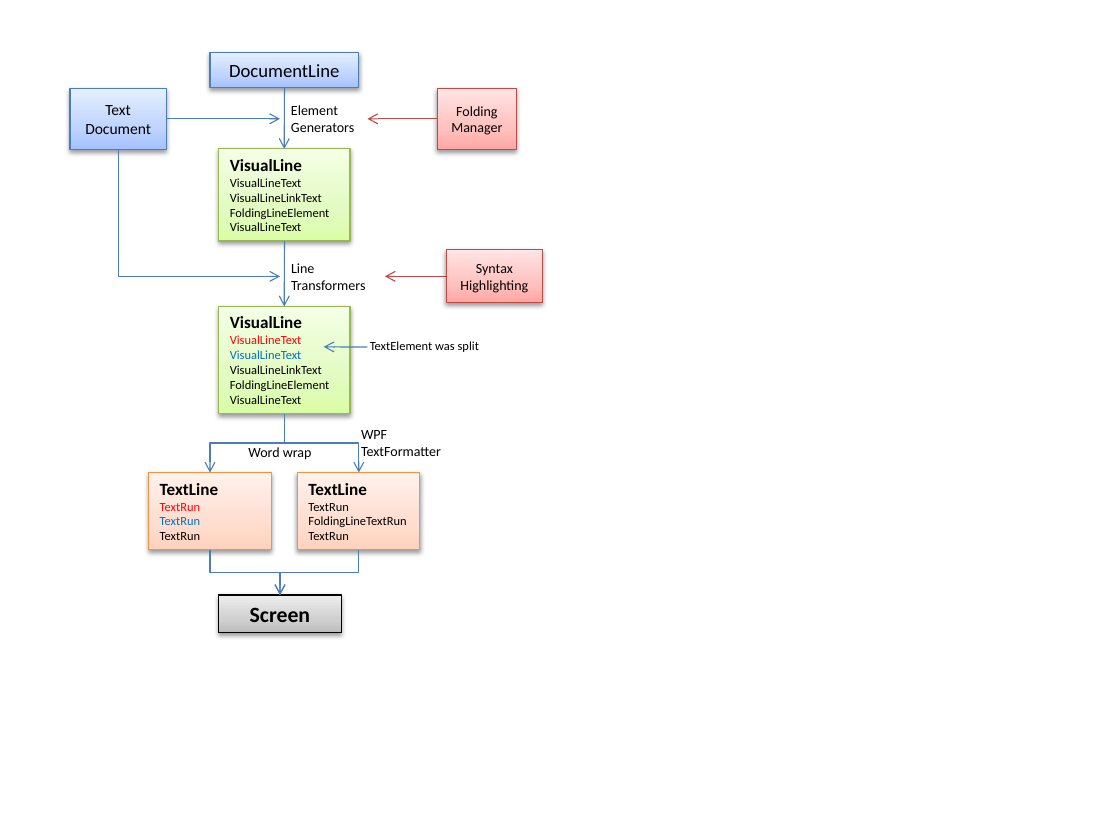
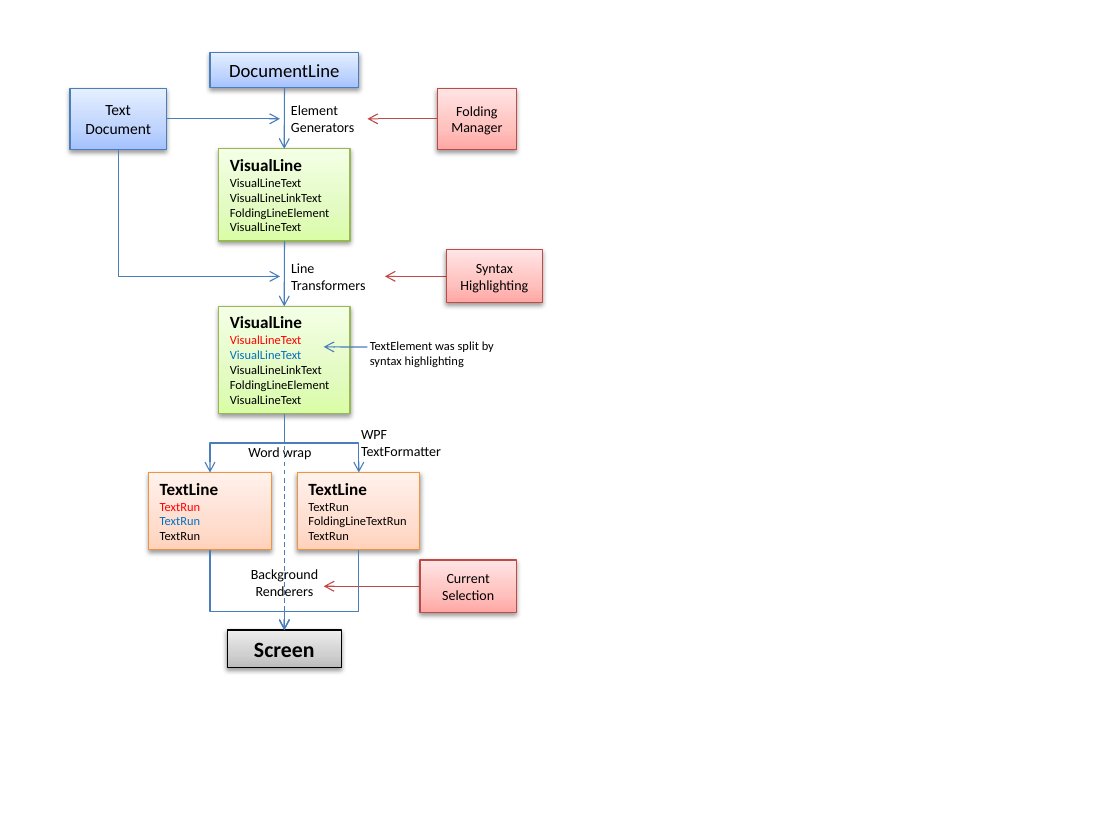
Before and after one commit to icsharpcode/SharpDevelop, a slide deck: slide 1 of samples/AvalonEdit.Sample/RenderingPipeline.pptx. Drawn at 1120x840 pixels with LibreOffice and Linux fonts; fonts in the diff are those of the drawing. Boxes give left, top, right and bottom in pixels: in the first picture for what was removed or moved away, otherwise in the second. Text is boxed around its words. In the diff, an @@ line names an element or a change of style, - is before the commit and + after.

```diff
--- a/samples/AvalonEdit.Sample/RenderingPipeline.pptx
+++ b/samples/AvalonEdit.Sample/RenderingPipeline.pptx
@@ text at (370, 341, 494, 367): text changed @@
-TextElement was split
+TextElement was split by syntax highlighting
@@ elbow arrow added from (284, 413) to (284, 631), #4B7EBC 0.75 pt dashed @@
@@ elbow arrow moved from (209, 550) - (280, 595) to (209, 550) - (284, 631) @@
@@ text added at (251, 567, 318, 600), 9 pt, text #000000 @@
+Background
+Renderers
@@ elbow arrow moved from (358, 550) - (280, 595) to (358, 550) - (284, 631) @@
@@ rectangle added at (420, 560, 516, 613), fill gradient #FFA6A5 to #FFC0BF to #FFE7E7, outline #BF4C48 0.75 pt, 9 pt, text #000000 @@
+Current Selection
@@ elbow arrow added from (420, 587) to (324, 586), #BF4C48 0.75 pt @@
@@ rectangle "Screen": place and size @@
-rectangle "Screen" at (218, 595, 340, 633)
+rectangle "Screen" at (227, 631, 342, 669)
```
Also in this commit, not shown: 19 other files.
